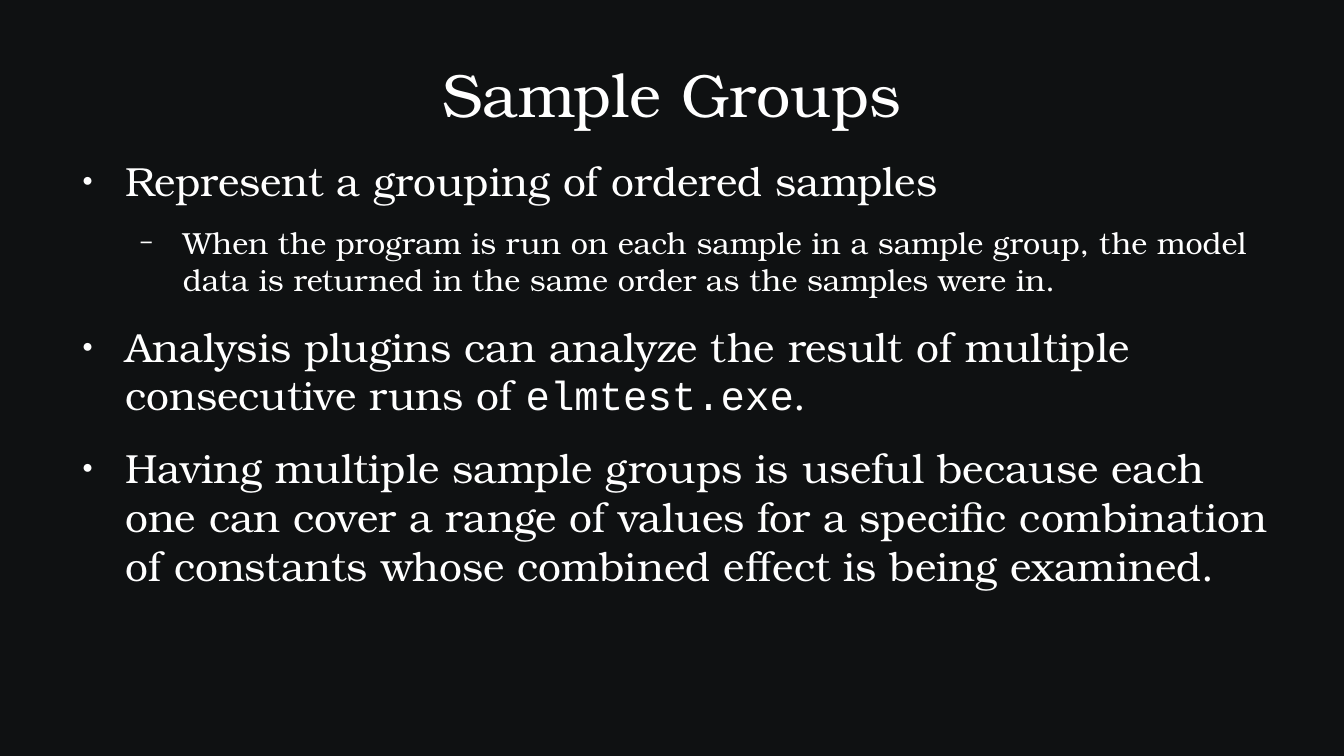
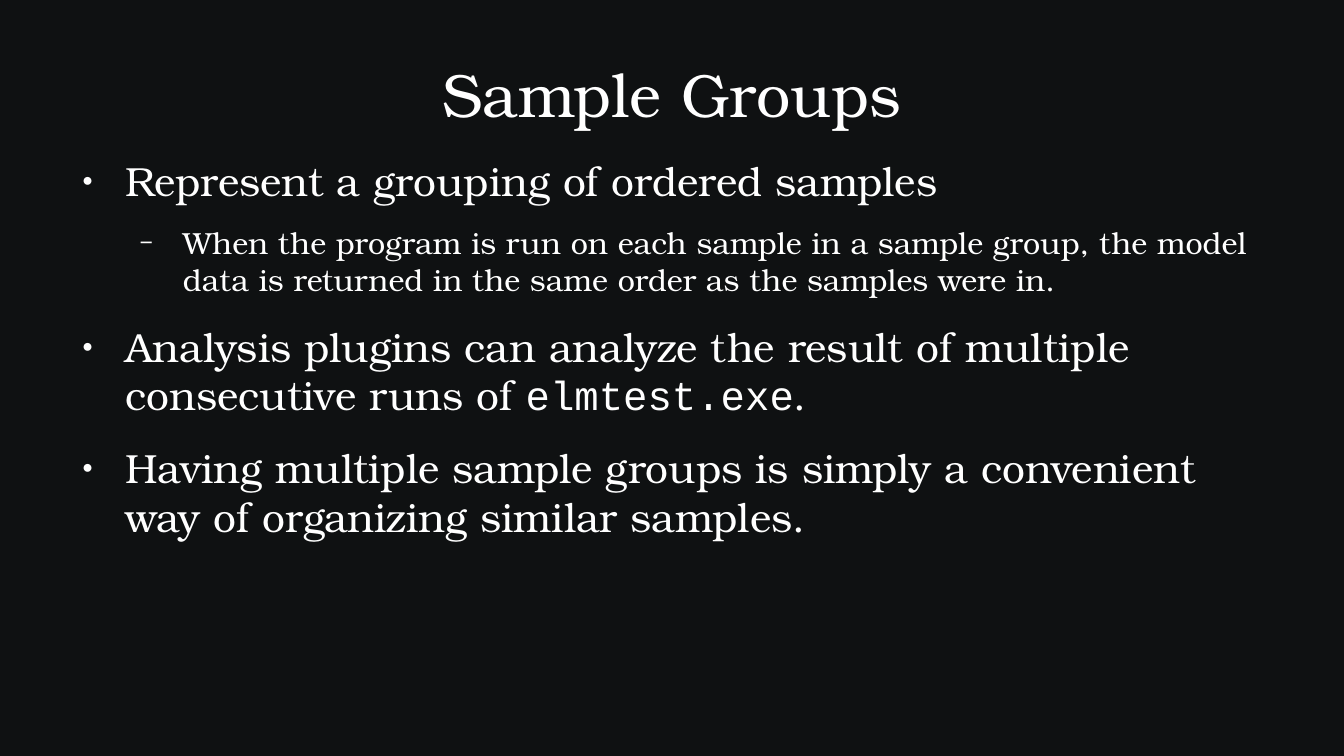
Before and after one commit to SamAllen06/lake_temp_work, a slide deck: slide 14 of documentation/for_collaborators/TestingSoftwareOverview.odp. Drawn at 1344x756 pixels with LibreOffice and Linux fonts; fonts in the diff are those of the drawing. Boxes give left, top, right and bottom in pixels: in the first picture for what was removed or moved away, otherwise in the second. Text is boxed around its words. In the diff, an @@ line names an element or a change of style, - is before the commit and + after.

```diff
--- a/documentation/for_collaborators/TestingSoftwareOverview.odp
+++ b/documentation/for_collaborators/TestingSoftwareOverview.odp
@@ text at (125,454,1195,542): text changed @@
-● Having multiple sample groups is useful because each one can cover a range of values for a specific combination of constants whose combined effect is being examined.
+● Having multiple sample groups is simply a convenient way of organizing similar samples.
```
Also in this commit, not shown: 2 other slides changed, 1 slide added, 1 slide removed, 2 other files.
